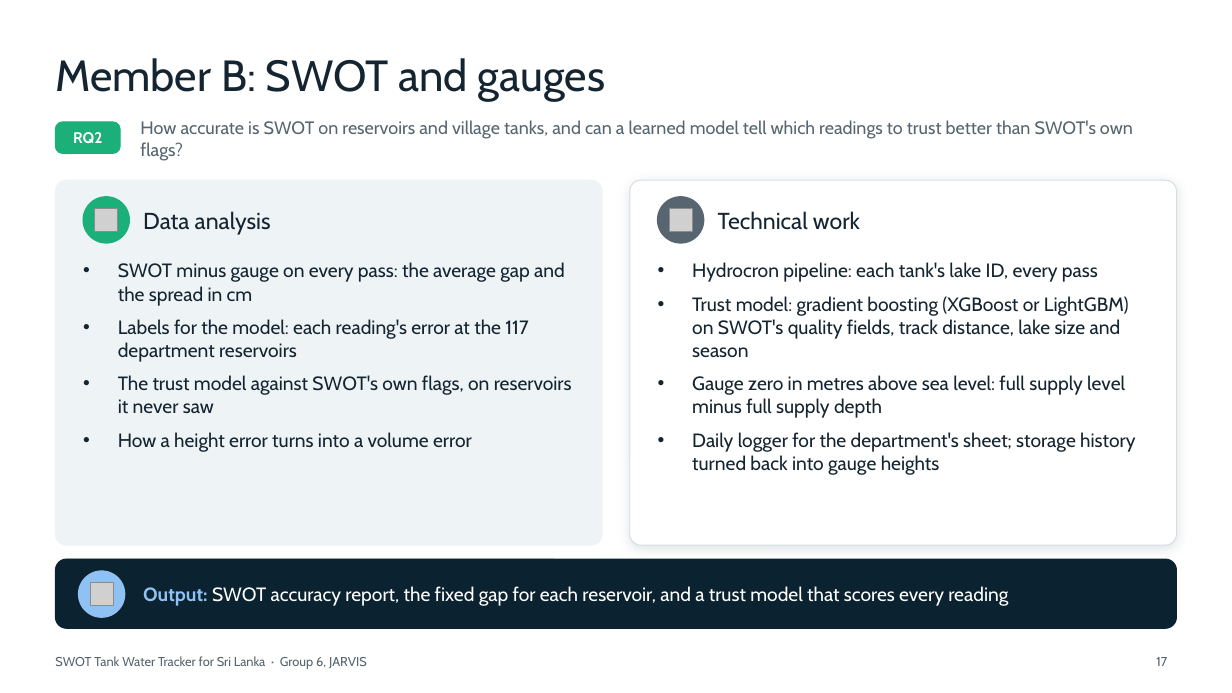
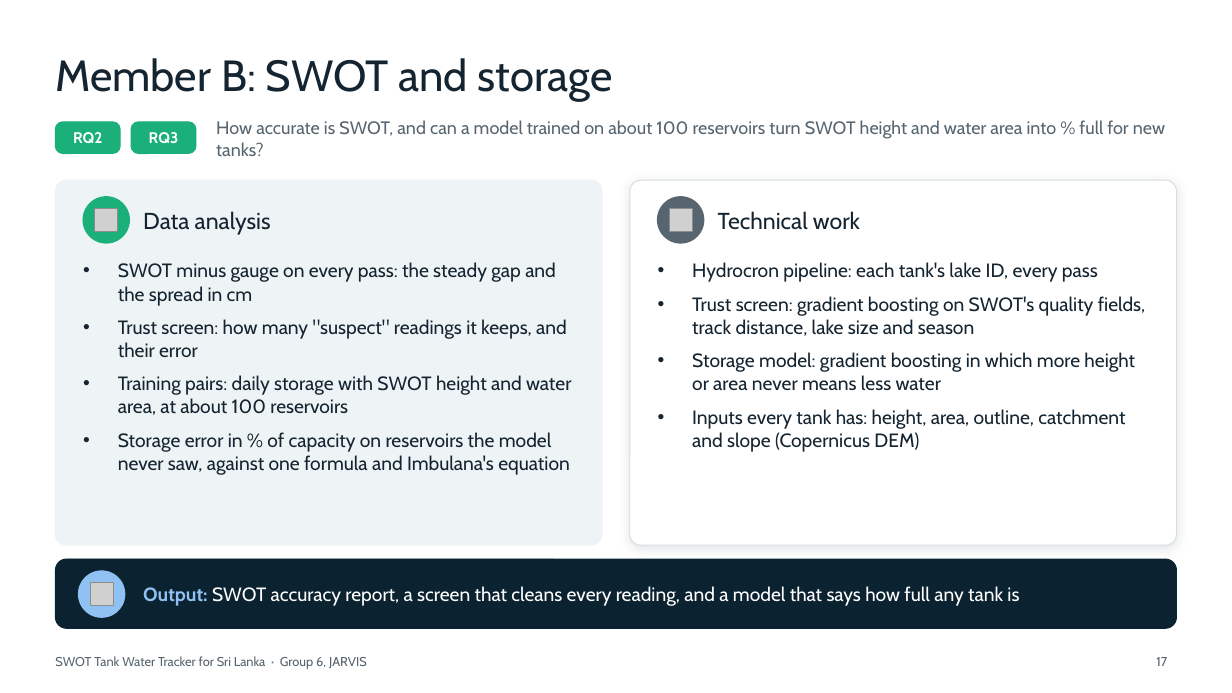
Before and after one commit to jarvis-uom/swot-tank-tracker-site, a slide deck: slide 17 of site/assets/docs/swot-tank-tracker-proposal-talk.pptx. Drawn at 1232x693 pixels with LibreOffice and Linux fonts; fonts in the diff are those of the drawing; grey boxes stand for pictures. Boxes give left, top, right and bottom in pixels: in the first picture for what was removed or moved away, otherwise in the second. Text is boxed around its words. In the diff, an @@ line names an element or a change of style, - is before the commit and + after.

```diff
--- a/site/assets/docs/swot-tank-tracker-proposal-talk.pptx
+++ b/site/assets/docs/swot-tank-tracker-proposal-talk.pptx
@@ title at (x1=55, y1=58, x2=613, y2=102): text changed @@
-Member B: SWOT and gauges
+Member B: SWOT and storage
@@ rounded rectangle added at (x1=131, y1=122, x2=196, y2=153), fill #1BAF7A, outline #1BAF7A 1 pt @@
@@ text added at (x1=149, y1=132, x2=179, y2=143), 12 pt, text #FFFFFF, bold @@
+RQ3
@@ text at (x1=216, y1=120, x2=1165, y2=156): text changed @@
-How accurate is SWOT on reservoirs and village tanks, and can a learned model tell which readings to trust better than SWOT's own flags?
+How accurate is SWOT, and can a model trained on about 100 reservoirs turn SWOT height and water area into % full for new tanks?
@@ text at (x1=118, y1=262, x2=571, y2=475): text changed @@
-• SWOT minus gauge on every pass: the average gap and the spread in cm
-• Labels for the model: each reading's error at the 117 department reservoirs
-• The trust model against SWOT's own flags, on reservoirs it never saw
-• How a height error turns into a volume error
+• SWOT minus gauge on every pass: the steady gap and the spread in cm
+• Trust screen: how many "suspect" readings it keeps, and their error
+• Training pairs: daily storage with SWOT height and water area, at about 100 reservoirs
+• Storage error in % of capacity on reservoirs the model never saw, against one formula and Imbulana's equation
@@ text at (x1=692, y1=296, x2=1146, y2=452): text changed @@
-• Trust model: gradient boosting (XGBoost or LightGBM) on SWOT's quality fields, track distance, lake size and season
-• Gauge zero in metres above sea level: full supply level minus full supply depth
-• Daily logger for the department's sheet; storage history turned back into gauge heights
+• Trust screen: gradient boosting on SWOT's quality fields, track distance, lake size and season
+• Storage model: gradient boosting in which more height or area never means less water
+• Inputs every tank has: height, area, outline, catchment and slope (Copernicus DEM)
@@ text at (x1=143, y1=586, x2=1019, y2=606): text changed @@
-Output: SWOT accuracy report, the fixed gap for each reservoir, and a trust model that scores every reading
+Output: SWOT accuracy report, a screen that cleans every reading, and a model that says how full any tank is
```
Also in this commit, not shown: 4 other slides changed, 44 other files.
